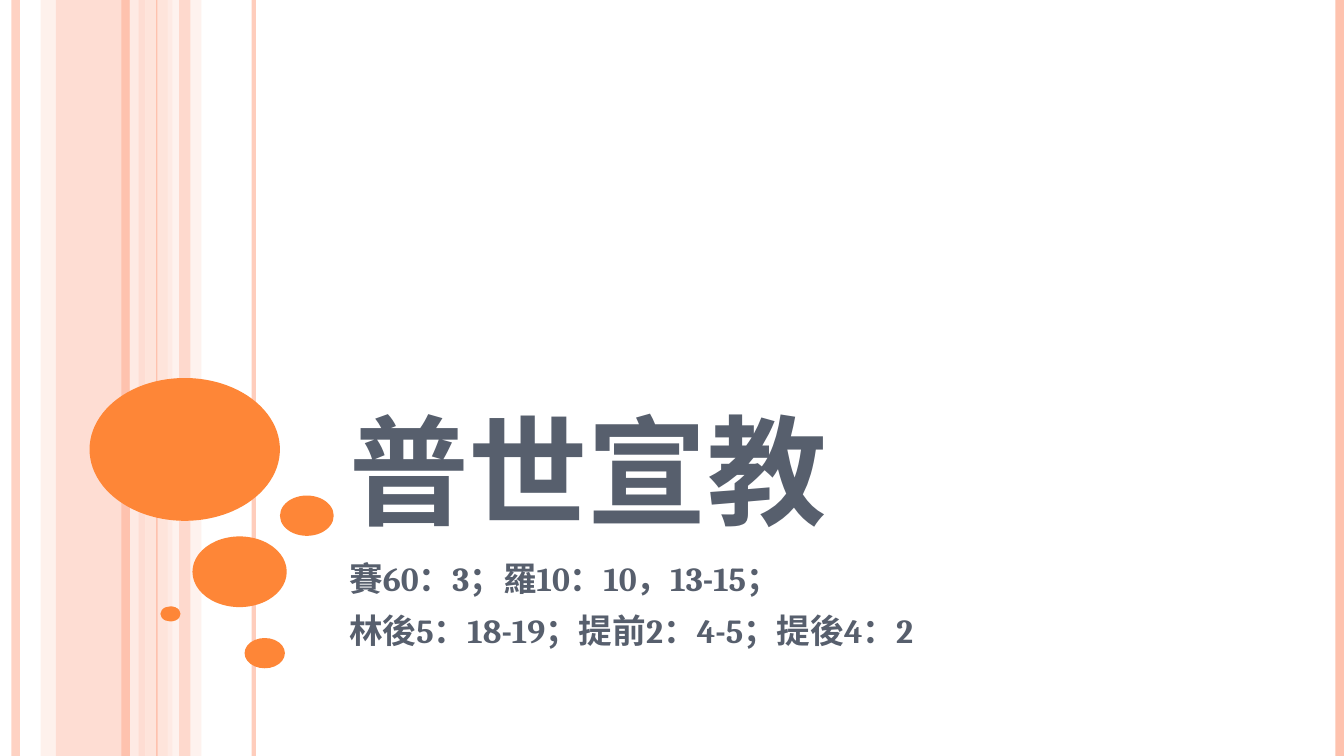
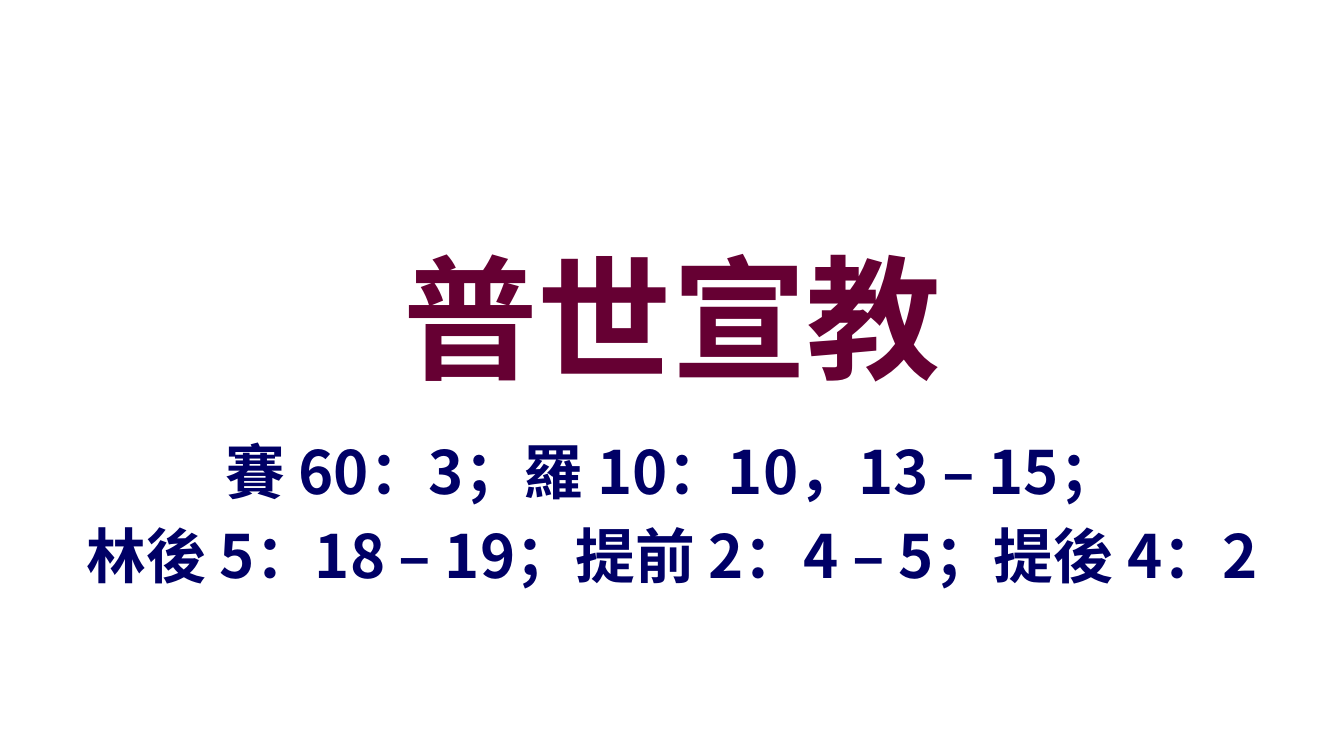
Before and after one commit to batisuoc/worship-resources, a slide deck: slide 1 of 28普世宣教.pptx. Drawn at 1344x756 pixels with LibreOffice and Linux fonts; fonts in the diff are those of the drawing; background and template pictures are left out. Boxes give left, top, right and bottom in pixels: in the first picture for what was removed or moved away, otherwise in the second. Text is boxed around its words. In the diff, an @@ line names an element or a change of style, - is before the commit and + after.

```diff
--- a/28普世宣教.pptx
+++ b/28普世宣教.pptx
@@ line removed from (16, 0) to (16, 755) @@
@@ rectangle removed at [40,0,55,755] @@
@@ rectangle removed at [56,0,146,755] @@
@@ line removed from (125, 0) to (125, 755) @@
@@ line removed from (134, 0) to (134, 755) @@
@@ rectangle removed at [145,0,172,755] @@
@@ line removed from (157, 0) to (157, 755) @@
@@ rectangle removed at [168,0,202,755] @@
@@ rectangle removed at [179,0,190,755] @@
@@ line removed from (254, 0) to (254, 755) @@
@@ line removed from (1340, 0) to (1340, 755) @@
@@ title "普世宣教": place and size @@
-title "普世宣教" at [349,413,827,527]
+title "普世宣教" at [403,254,941,382]
@@ title "普世宣教" at [403,254,941,382]: size 80 to 72 pt, font Cambria to Noto Sans CJK SC, text colour #575F6D to #660033, small capitals off; alignment left to centre; vertical alignment bottom to middle @@
@@ ellipse removed at [90,378,281,520] @@
@@ subtitle at [87,442,1257,589]: text changed; size 18 to 32 pt; font Cambria to Noto Sans CJK SC; text colour #575F6D to #000066 @@
-賽60：3；羅10：10，13-15；
-林後5：18-19；提前2：4-5；提後4：2
+賽 60：3；羅 10：10，13 – 15；
+林後 5：18 – 19；提前 2：4 – 5；提後 4：2
@@ ellipse removed at [280,496,333,536] @@
@@ ellipse removed at [192,536,286,607] @@
@@ ellipse removed at [160,606,180,621] @@
@@ ellipse removed at [245,638,285,669] @@
```
Also in this commit, not shown: 6 other slides changed, 1 other file.
